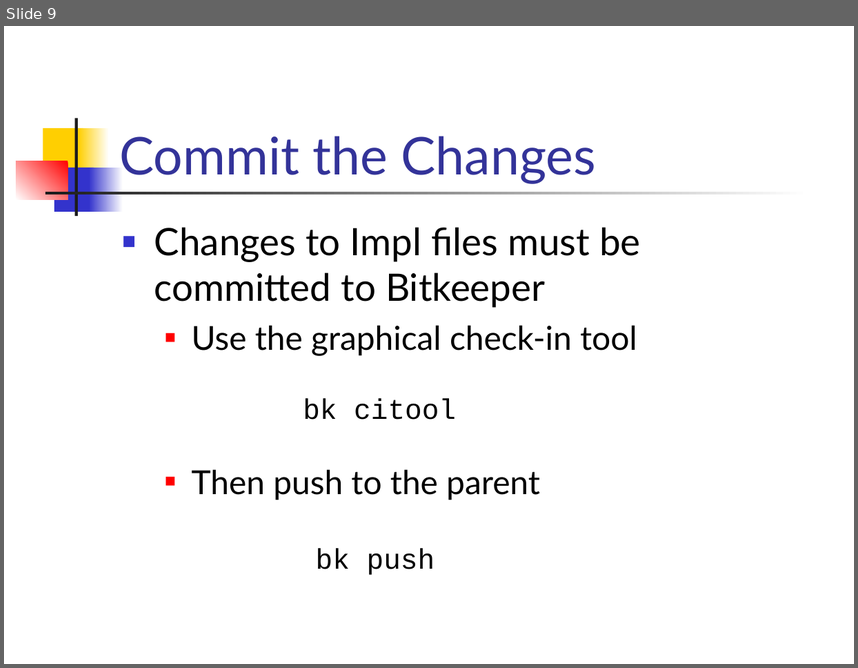
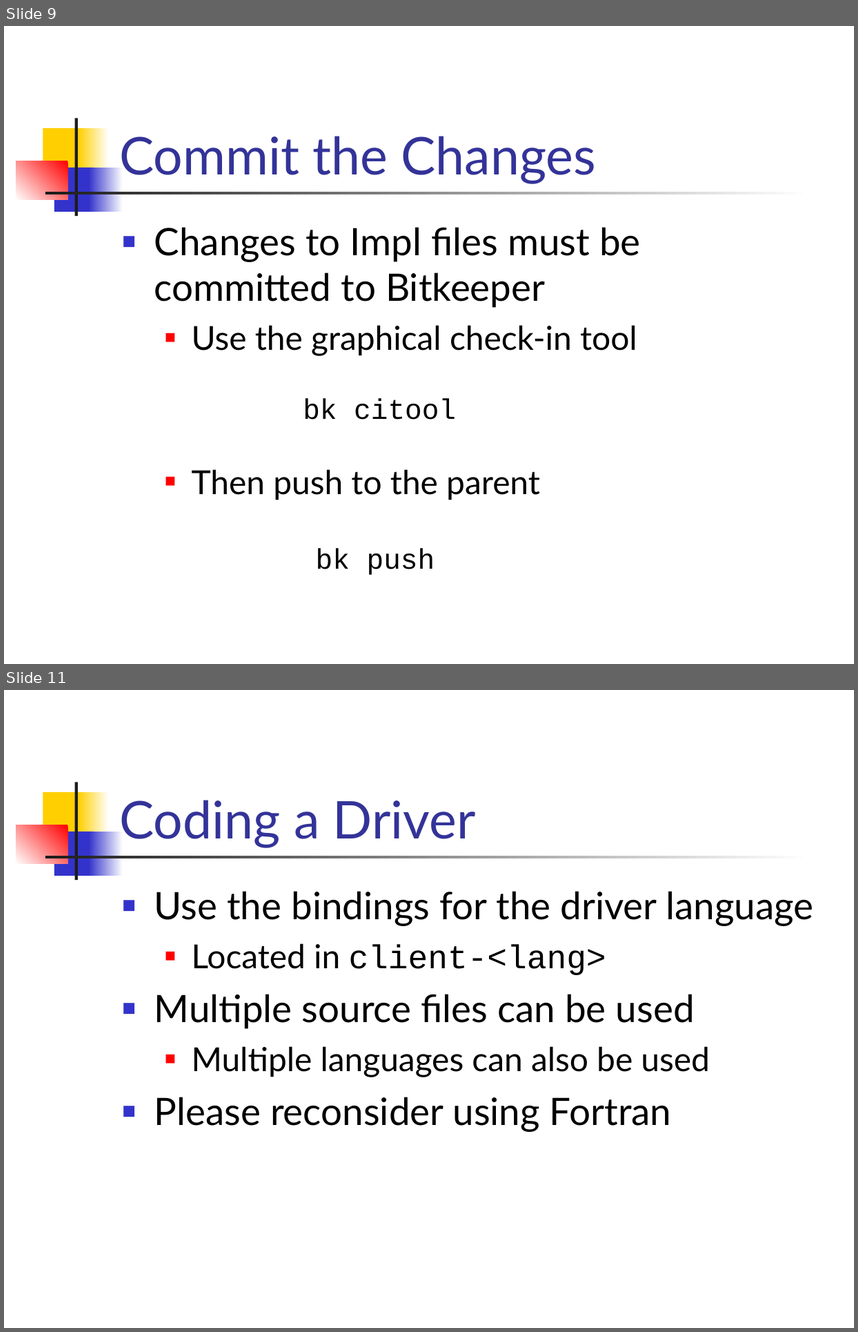
Before and after one commit to CloudComputer/petsc-BuildSystem, a slide deck: docs/tutorials/DevelopingApplicationsWithSIDL.ppt. Shown one above the other, each under a label of ours: slide 9 before the commit, slides 9 and 11 after it; the slides between them are not shown. The pictures are 858x668 and 858x1332 pixels, drawn with LibreOffice and Linux fonts; fonts in the diff are those of the drawing. Boxes give left, top, right and bottom in pixels: in the first picture for what was removed or moved away, otherwise in the second. Text is boxed around its words. In the diff, an @@ line names an element or a change of style, - is before the commit and + after.

```diff
--- a/docs/tutorials/DevelopingApplicationsWithSIDL.ppt
+++ b/docs/tutorials/DevelopingApplicationsWithSIDL.ppt
@@ slide 11 added at (4, 690, 854, 1328), background #FFFFFF; not listed: 7 template elements that a slide beside it also shows @@
@@ title added at (119, 800, 476, 847), 44 pt, text #333399 @@
+Coding a Driver
@@ text added at (154, 891, 814, 1132), 32 pt, text #000000 @@
+■ Use the bindings for the driver language
+  ■ Located in client-<lang>
+■ Multiple source files can be used
+  ■ Multiple languages can also be used
+■ Please reconsider using Fortran
```
Also in this commit, not shown: 1 slide changed, 3 other slides added.
